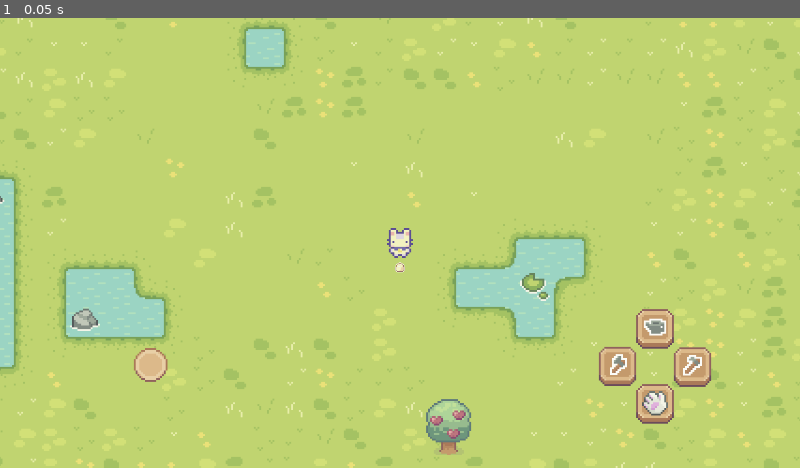
Above: before the commit, frame 1.
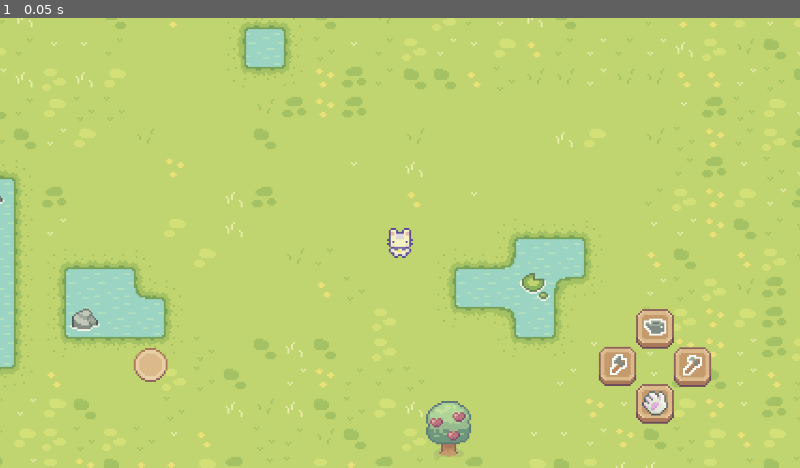
Above: after the commit, the same moment.

Repository: herdyhardiyant/TeemoLands
Game: Godot game, scene res://scenes/world.tscn
Same seed, same stepped clock (60 frames per second), same inputs: the game is played once before the commit and once after it.
Inputs:
- Up to frame 1 (0.05 s): no input

The runs differ from the first frame. In frame 1, 0.3% of the frame differs, in the area x 49-59%, y 54-98%.

Commit message:
tree shake

Diff:
--- a/scenes/player.tscn
+++ b/scenes/player.tscn
@@ -393,19 +393,24 @@
 
 [node name="InteractTrigger" type="Area2D" parent="."]
 position = Vector2(0, 16)
+collision_layer = 3
+collision_mask = 3
 script = ExtResource("3_savii")
 
 [node name="InteractDebug" type="Sprite2D" parent="InteractTrigger"]
+visible = false
 position = Vector2(0, -1)
 scale = Vector2(0.400001, 0.400001)
 texture = ExtResource("3_agqux")
 
 [node name="CollisionShape2D" type="CollisionShape2D" parent="InteractTrigger"]
+modulate = Color(1, 1, 0, 1)
 position = Vector2(0, -1)
 shape = SubResource("RectangleShape2D_ly4re")
 
 [connection signal="animation_finished" from="AnimatedSprite2D" to="AnimatedSprite2D" method="_on_animation_finished"]
 [connection signal="button_down" from="Camera2D/Actions/AxeButton/Button" to="AnimatedSprite2D" method="_on_axe_button_down"]
+[connection signal="pressed" from="Camera2D/Actions/HandButton/Button" to="InteractTrigger" method="_on_hand_button_pressed"]
 [connection signal="button_down" from="Camera2D/Actions/HoeButton/Button" to="AnimatedSprite2D" method="_on_hoe_button_down"]
 [connection signal="button_down" from="Camera2D/Actions/WaterButton/Button" to="AnimatedSprite2D" method="_on_watering_button_down"]
 [connection signal="body_entered" from="InteractTrigger" to="AnimatedSprite2D" method="_on_interact_trigger_body_entered"]
--- a/scenes/tree.tscn
+++ b/scenes/tree.tscn
@@ -11,13 +11,11 @@
 
 [node name="TreeNoFruits" type="Sprite2D" parent="."]
 visible = false
-position = Vector2(0, -1)
 texture = ExtResource("1_8nr3w")
 region_enabled = true
 region_rect = Rect2(19.5427, 0.44067, 24.8506, 30.2692)
 
 [node name="TreeWithFruits" type="Sprite2D" parent="."]
-position = Vector2(0, -1)
 texture = ExtResource("1_8nr3w")
 region_enabled = true
 region_rect = Rect2(51.6733, 0.44067, 24.6748, 30.2692)
--- a/scripts/player/PlayerInteractTrigger.gd
+++ b/scripts/player/PlayerInteractTrigger.gd
@@ -9,14 +9,6 @@
 # Called every frame. 'delta' is the elapsed time since the previous frame.
 func _process(_delta):
 	_update_interact_position()
-	_interact_the_object()
-
-func _interact_the_object():
-	if interacted_object == null:
-		return
-	if Input.is_action_just_pressed("action"):
-		if interacted_object is TreeFarm:
-			interacted_object.interact()
 
 func _update_interact_position():
 	var velocity: Vector2 = player.velocity
@@ -26,8 +18,16 @@
 	position = input_rotation * 14
 
 func _on_body_entered(body):
-	print(body.name)
 	interacted_object = body
 
 func _on_body_exited(_body):
 	interacted_object = null
+
+func _on_hand_button_pressed():
+	_interact_the_object()
+
+func _interact_the_object():
+	if interacted_object == null:
+		return
+	if interacted_object is TreeFarm:
+		interacted_object.interact()
--- a/scripts/tree.gd
+++ b/scripts/tree.gd
@@ -5,8 +5,38 @@
 @onready var tree_with_fruits = $TreeWithFruits
 @onready var tree_no_fruits = $TreeNoFruits
 
+var current_sprite: Node2D
+
+func _ready():
+	current_sprite = tree_with_fruits
+
+# TODO
+# Add tree health
+# if player use axe to the tree:
+	# Tree shakes
+	# drop fruits
+	# Reduce tree health
+# if Health == 0:
+	# Drop woods
+	# Change tree sprite
+
+func cut_tree():
+	_drop_fruit()
+	_shake_tree()
+
+
+
+func _shake_tree():
+	var tween = get_tree().create_tween()
+	tween.tween_property(current_sprite, 'rotation', PI / 12, 0.05)
+	tween.tween_property(current_sprite, 'rotation', -PI / 12, 0.05)
+	tween.tween_property(current_sprite, 'rotation', 0, 0.05 )
+
+
+
 func interact():
 	_drop_fruit()
+	_shake_tree()
 
 func _drop_fruit():
 	if tree_no_fruits.visible:
@@ -16,9 +46,10 @@
 	for spawn in spawn_nodes:
 		var fruit = fruit_scene.instantiate()
 		spawn.add_child(fruit)
-	_switch_tree()
+	_switch_to_no_fruit_tree()
 
 
-func _switch_tree():
+func _switch_to_no_fruit_tree():
 	tree_with_fruits.visible = !tree_with_fruits.visible
 	tree_no_fruits.visible = !tree_no_fruits.visible
+	current_sprite = tree_no_fruits
